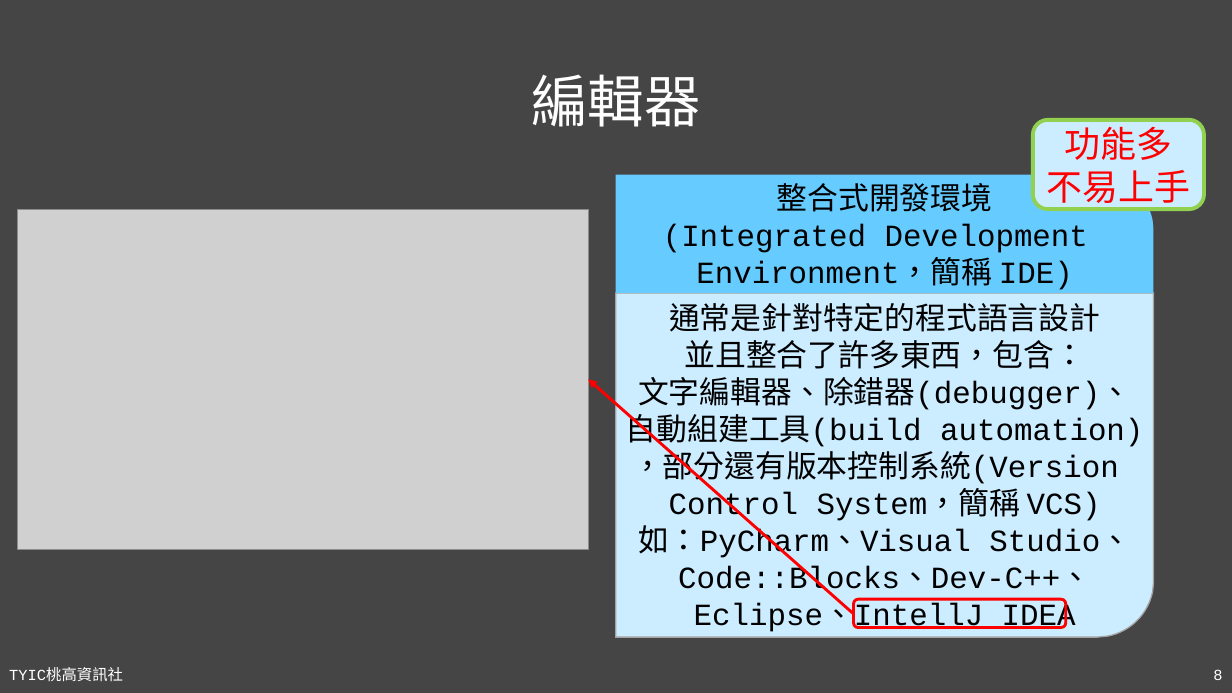
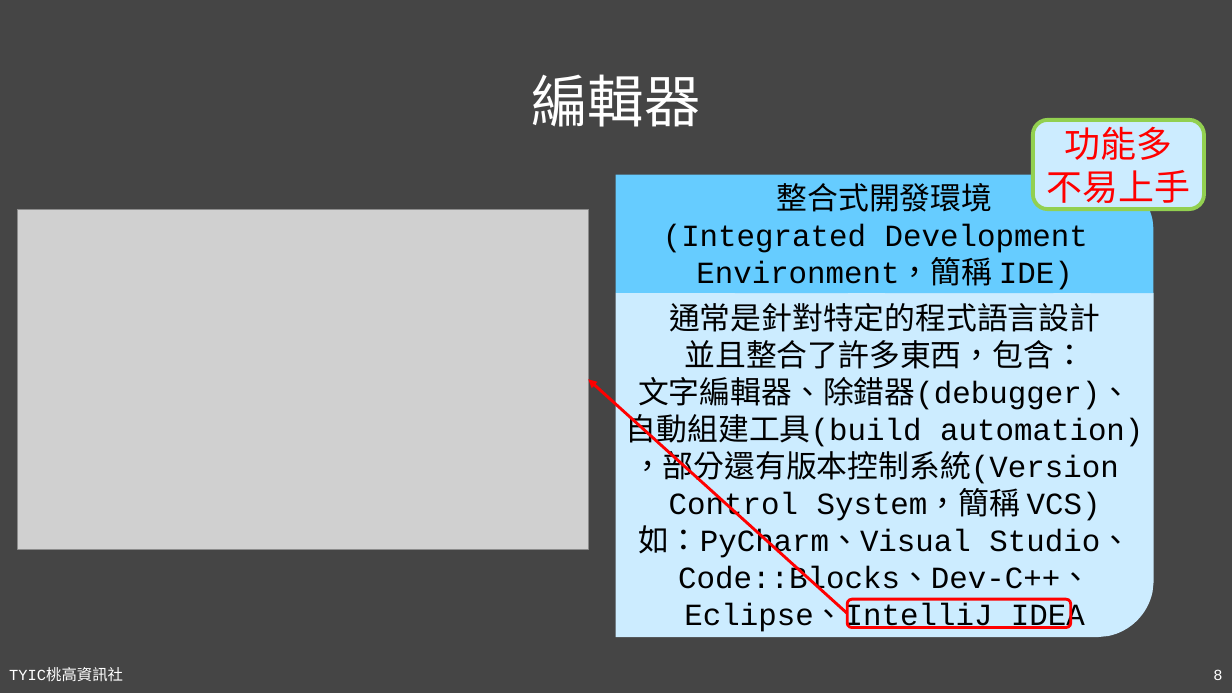
Before and after one commit to TYSHIC/slides, a slide deck: slide 8 of powerpoint/03_編輯器與第一個 Java 程式.pptx. Drawn at 1232x693 pixels with LibreOffice and Linux fonts; fonts in the diff are those of the drawing; grey boxes stand for pictures. Boxes give left, top, right and bottom in pixels: in the first picture for what was removed or moved away, otherwise in the second. Text is boxed around its words. In the diff, an @@ line names an element or a change of style, - is before the commit and + after.

Commit message:
05_IntelliJ IDEA

```diff
--- a/powerpoint/03_編輯器與第一個 Java 程式.pptx
+++ b/powerpoint/03_編輯器與第一個 Java 程式.pptx
@@ freeform shape "通常是針對特定的程式語言設計" at (x1=616, y1=293, x2=1153, y2=638): outline #A3A3A3 1 pt to none @@
@@ arrow moved from (854, 614) - (589, 379) to (848, 614) - (589, 379) @@
@@ rounded rectangle resized from (x1=854, y1=599, x2=1067, y2=628) to (x1=848, y1=599, x2=1071, y2=628) @@
@@ text in freeform shape at (x1=684, y1=603, x2=1085, y2=632): text changed @@
-Eclipse、IntellJ IDEA
+Eclipse、IntelliJ IDEA
```
Also in this commit, not shown: 1 other slide changed, 1 slide added, 5 other files.
